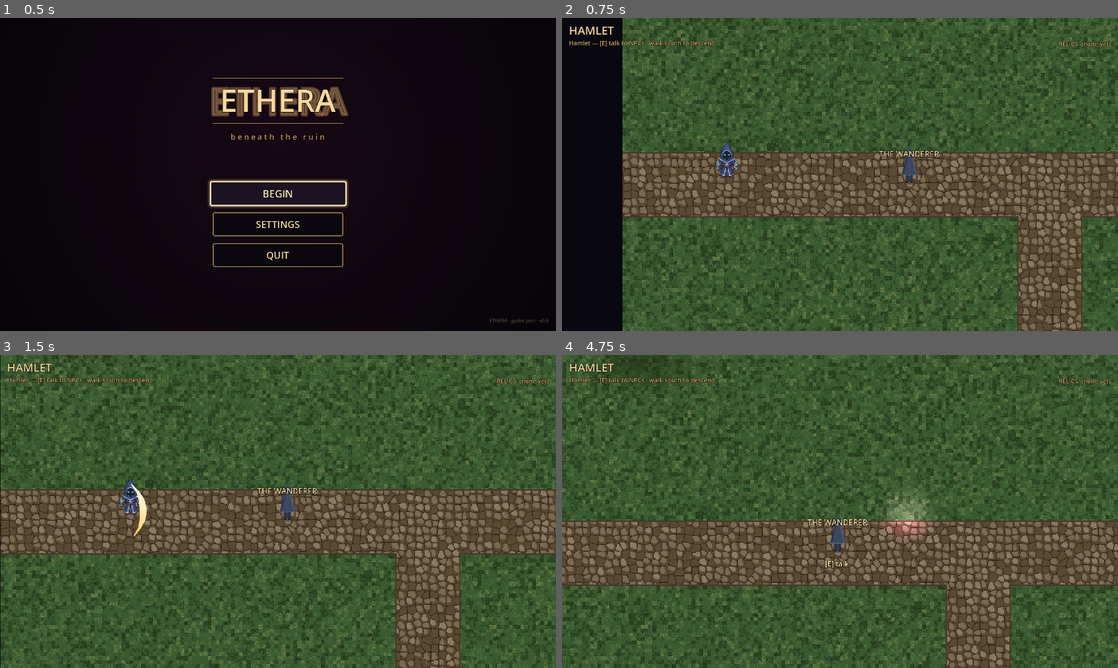
Above: before the commit, frames 1-4 (two rows, left to right).
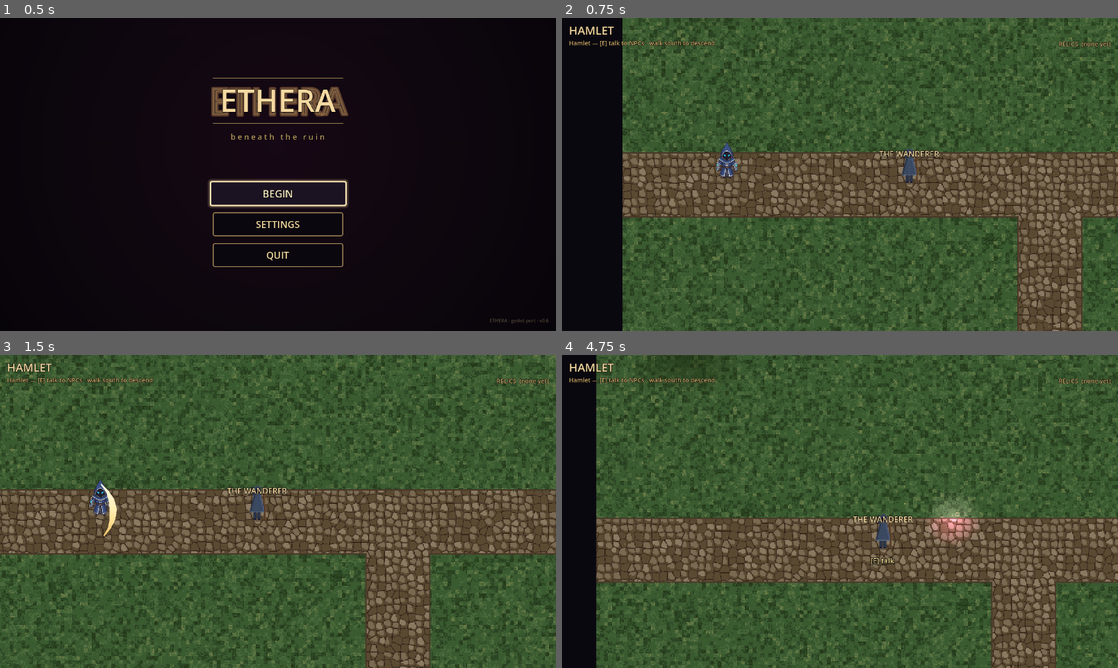
Above: after the commit, the same moments.

Repository: alitaghva1/ethera
Game: Godot game, scene res://scenes/main_menu.tscn
Two runs of this game, one before a commit and one after it. Both use one fixed random seed, a clock stepped at 60 frames per second and the inputs below.
Inputs (mouse positions are in pixels of both pictures, inside the frame that each line leads up to):
- Up to frame 1 (0.5 s): no input
- Up to frame 2 (0.75 s): click "BEGIN" at 0.5 s
- Up to frame 3 (1.5 s): tap Enter at 1.25 s; move the mouse to (400, 495) at 1.27 s; press the mouse at (400, 495) at 1.28 s; hold D (move_right) from 1.28 s (still down)
- Up to frame 4 (4.75 s): right-click (962, 495) at 1.55 s; release D (move_right) at 2 s; release the mouse at (962, 495) at 2 s; drag from (728, 527) to (862, 486) at 2.02 s; move the mouse to (895, 442) at 2.77 s; hold D (move_right) 2.78-3.5 s; tap Shift (dash_strike) at 2.85 s; tap Space (dodge) at 3.05 s; drag from (812, 574) to (673, 464) at 3.52 s; move the mouse to (1006, 558) at 4.27 s; press the mouse at (1006, 558) at 4.28 s; hold A (move_left) from 4.28 s (still down); right-click (1006, 558) at 4.55 s

Frame 1 is identical in both runs. In frame 2, 0.1% of the frame differs, in the area x 27-32%, y 39-52%; in frame 3, 28%; in frame 4, 36%, in the area x 0-100%, y 0-100%.

Commit message:
feat(godot iter-11): camera + player feel pass
Player + camera no longer feel like a cursor sliding over a tilemap.
Five coupled changes, all visual/audio — combat math unchanged:

1. Camera lookahead. Hero resolves its Camera2D child lazily (the
   scene attaches it, hero.tscn doesn't), then lerps camera.offset
   ~90px in the velocity direction. Below 15 px/s velocity the offset
   recenters so standing still doesn't jitter. Composes cleanly with
   the existing position_smoothing — offset is on top of tracking.

2. Animation state caching. The state machine called sprite.play()
   on every physics tick, and AnimatedSprite2D.play() restarts the
   animation from frame 0. The walk cycle was literally frozen on
   frame 0 — that's why it read as a slide. _play_anim() compares
   _last_anim before forwarding, so the cycle actually runs now.

3. Idle bob. When standing still, sprite.position.y sin-waves
   ±1.6 px at 1.7 Hz off SPRITE_BASE_Y (=-23). Sprite reads as
   breathing instead of a static decal. Eased back to baseline via
   lerpf when motion resumes.

4. Footsteps. Accumulate velocity·delta while walking; every 28 px
   of travel emit Events.hero_stepped(global_position). audio.gd
   has a new hero_stepped config (short noise puff, -12 dB at the
   play site) and subscribes the new signal. Decoupled from
   animation frames so speed-mod relics don't desync the cadence.

5. Drop shadow. Sprite2D child of Hero rendering shadow_ellipse.png
   at scale 0.18×0.13, modulate alpha 0.45, positioned at feet.
   Drawn BEFORE AnimatedSprite2D in scene order so siblings at the
   same z draw it underneath the body. Hero now reads as standing
   ON the ground instead of floating.

Files: hero.gd (state vars + lookahead/bob/step blocks + _play_anim
helper), hero.tscn (Shadow Sprite2D + shadow_ellipse ext_resource),
events.gd (hero_stepped signal), audio.gd (hero_stepped config +
subscription + handler).

Co-Authored-By: Claude Opus 4.7 (1M context) <noreply@anthropic.com>

Diff:
--- a/slime-depths-godot/scenes/hero.tscn
+++ b/slime-depths-godot/scenes/hero.tscn
@@ -1,9 +1,10 @@
-[gd_scene load_steps=32 format=3 uid="uid://b3hero1234567"]
+[gd_scene load_steps=33 format=3 uid="uid://b3hero1234567"]
 
 [ext_resource type="Script" path="res://scripts/hero.gd" id="1_script"]
 [ext_resource type="Texture2D" path="res://assets/characters/mage_idle.png" id="2_idle"]
 [ext_resource type="Texture2D" path="res://assets/characters/mage_walk.png" id="3_walk"]
 [ext_resource type="Texture2D" path="res://assets/characters/mage_attack.png" id="4_attack"]
+[ext_resource type="Texture2D" path="res://assets/decor/shadow_ellipse.png" id="5_shadow"]
 
 ; Animation frames — sliced from horizontal strips into AtlasTextures.
 ; SpriteFrames bundles them into named animations the AnimatedSprite2D
@@ -70,6 +71,19 @@
 collision_mask = 1
 script = ExtResource("1_script")
 
+; Drop shadow — small dark ellipse anchored at the hero's feet so the
+; sprite reads as standing ON the ground rather than floating above
+; their own pixel grid. Placed BEFORE AnimatedSprite2D so it draws
+; underneath at the same z_index (sibling order = draw order). Scale
+; tuned to roughly match the foot-print width of the mage body at
+; HERO_DRAW=60. Modulate alpha kept moderate so the shadow doesn't
+; punch through bright tiles in the hamlet.
+[node name="Shadow" type="Sprite2D" parent="."]
+position = Vector2(0, 2)
+scale = Vector2(0.18, 0.13)
+modulate = Color(0, 0, 0, 0.45)
+texture = ExtResource("5_shadow")
+
 [node name="AnimatedSprite2D" type="AnimatedSprite2D" parent="."]
 position = Vector2(0, -23)
 scale = Vector2(0.469, 0.469)
--- a/slime-depths-godot/scripts/audio.gd
+++ b/slime-depths-godot/scripts/audio.gd
@@ -44,6 +44,10 @@
 	"enemy_died":    { "freq_start": 320.0, "freq_end":  95.0, "duration": 0.28, "wave": "sin",    "gain": 0.50, "decay_pow": 1.6 },
 	# Pickups / UI
 	"pickup_claimed":{ "freq_start": 600.0, "freq_end":1280.0, "duration": 0.22, "wave": "sin",    "gain": 0.50, "decay_pow": 1.4 },
+	# Footstep — short low-energy noise puff every STEP_INTERVAL px of
+	# travel (hero.gd emits Events.hero_stepped). Kept quiet (-12 dB at
+	# play site) because it fires multiple times per second during walk.
+	"hero_stepped":  { "freq_start": 180.0, "freq_end":  90.0, "duration": 0.045,"wave": "noise",  "gain": 0.18, "decay_pow": 2.4 },
 }
 
 # Number of AudioStreamPlayer2D nodes to pre-create per bus. Six is
@@ -71,6 +75,7 @@
 	Events.enemy_hit.connect(_on_enemy_hit)
 	Events.enemy_died.connect(_on_enemy_died)
 	Events.pickup_claimed.connect(_on_pickup_claimed)
+	Events.hero_stepped.connect(_on_hero_stepped)
 
 # ── Synthesis ──────────────────────────────────────────────────────────
 
@@ -185,6 +190,12 @@
 
 func _on_pickup_claimed(world_pos: Vector2, _name: String) -> void:
 	_play("pickup_claimed", world_pos, 0.0)
+
+# Footstep tick — emitted from hero.gd every STEP_INTERVAL px of travel.
+# Quiet by design (-12 dB) since this fires several times per second
+# during a brisk walk and would otherwise dominate the mix.
+func _on_hero_stepped(world_pos: Vector2) -> void:
+	_play("hero_stepped", world_pos, -12.0)
 
 # ── Public volume API (for settings screen) ───────────────────────────
 
--- a/slime-depths-godot/scripts/events.gd
+++ b/slime-depths-godot/scripts/events.gd
@@ -15,6 +15,7 @@
 signal hero_dodged(world_pos: Vector2)                   # hero dodge-rolled
 signal hero_attacked(world_pos: Vector2, aim: Vector2)   # sword swing started
 signal hero_blasted(world_pos: Vector2, aim: Vector2)    # blast spell cast
+signal hero_stepped(world_pos: Vector2)                  # hero footstep tick (every ~26px walked)
 signal enemy_hit(world_pos: Vector2)                     # any enemy took damage
 signal enemy_died(world_pos: Vector2)                    # any enemy died
 signal pickup_claimed(world_pos: Vector2, name: String)  # relic / pedestal claimed
--- a/slime-depths-godot/scripts/hero.gd
+++ b/slime-depths-godot/scripts/hero.gd
@@ -50,6 +50,18 @@
 const DASH_STRIKE_COOLDOWN := 1.2
 const DASH_STRIKE_RADIUS   := 50.0
 
+# Iter 11 — feel tuning. None of these change combat math; they're
+# all visual/audio coupling so the hero reads as a real character
+# instead of a sliding cursor.
+const CAMERA_LOOKAHEAD       := 90.0   # max px the camera leads in motion direction
+const CAMERA_LOOKAHEAD_LERP  := 3.5    # higher = snappier; lower = floatier
+const CAMERA_MOVE_THRESHOLD  := 15.0   # below this velocity we don't apply lookahead
+const SPRITE_BASE_Y          := -23.0  # baseline sprite.position.y from hero.tscn
+const IDLE_BOB_AMP           := 1.6    # px of vertical bob when standing still
+const IDLE_BOB_FREQ          := 1.7    # Hz of bob oscillation
+const IDLE_BOB_LERP          := 8.0    # how fast bob releases when motion starts
+const STEP_INTERVAL          := 28.0   # pixels of travel per footstep emit
+
 @onready var sprite: AnimatedSprite2D = $AnimatedSprite2D
 
 var hp: int = MAX_HP
@@ -73,6 +85,22 @@
 var _dash_strike_cd := 0.0
 var _dash_strike_time := 0.0
 var _dash_strike_dir := Vector2.RIGHT
+
+# Iter 11 — feel state. Camera resolved lazily because the Camera2D is
+# added as Hero's child by the *scene* (hamlet.tscn / main.tscn add a
+# Camera2D node under the Hero instance), NOT by hero.tscn itself —
+# so $Camera2D would be null at _ready() time. We grab it on first
+# physics tick and cache it.
+#
+# _last_anim caches the currently-playing animation name. AnimatedSprite2D's
+# play() restarts the animation from frame 0 every call, so spamming
+# sprite.play("walk") every physics tick froze the walk cycle on frame 0.
+# Compare-and-set fixes that.
+var _camera: Camera2D = null
+var _camera_offset := Vector2.ZERO
+var _idle_time := 0.0
+var _step_accumulator := 0.0
+var _last_anim: StringName = &""
 
 signal hp_changed(new_hp: int)
 signal hero_died
@@ -177,14 +205,55 @@
 		sprite.modulate.a = 0.45
 
 	# Animation state — dodge > attack > walk > idle.
+	# Cached via _play_anim so we don't restart the cycle from frame 0
+	# every tick (the prior `sprite.play(...)` every-frame call was the
+	# reason the walk loop felt frozen — it WAS frozen, on frame 0).
+	var is_moving := input.length() > 0.1
 	if _dodge_time > 0.0 or _dash_strike_time > 0.0:
-		sprite.play("walk")     # no dedicated dodge anim yet; walk reads as motion
+		_play_anim(&"walk")     # no dedicated dodge anim yet; walk reads as motion
 	elif _is_attacking:
-		sprite.play("attack")
-	elif input.length() > 0.1:
-		sprite.play("walk")
+		_play_anim(&"attack")
+	elif is_moving:
+		_play_anim(&"walk")
 	else:
-		sprite.play("idle")
+		_play_anim(&"idle")
+
+	# ── Camera lookahead ─────────────────────────────────────────────
+	# Bias the camera ~CAMERA_LOOKAHEAD px in the velocity direction
+	# so the player sees more of where they're going than where they
+	# came from. Below CAMERA_MOVE_THRESHOLD velocity we let it recenter
+	# (otherwise the camera would jitter while standing still).
+	if _camera == null:
+		_camera = get_node_or_null("Camera2D") as Camera2D
+	if _camera != null:
+		var target_offset := Vector2.ZERO
+		if velocity.length() > CAMERA_MOVE_THRESHOLD:
+			target_offset = velocity.normalized() * CAMERA_LOOKAHEAD
+		_camera_offset = _camera_offset.lerp(target_offset, CAMERA_LOOKAHEAD_LERP * delta)
+		_camera.offset = _camera_offset
+
+	# ── Idle bob + footsteps ─────────────────────────────────────────
+	# Bob: gentle sine wave on sprite Y when the player is standing
+	# still (not moving, not dodging, not dashing, not attacking). The
+	# sprite reads as breathing instead of a static decal. Eased back
+	# to SPRITE_BASE_Y when motion resumes so the bob doesn't snap.
+	#
+	# Footsteps: accumulate horizontal+vertical travel distance while
+	# walking; every STEP_INTERVAL pixels of travel emit hero_stepped
+	# so the audio bus plays a soft step tick. Decoupled from animation
+	# frame so it survives any speed-mod relic without re-syncing.
+	if is_moving and _dodge_time <= 0.0 and _dash_strike_time <= 0.0 and not _is_attacking:
+		_idle_time = 0.0
+		_step_accumulator += velocity.length() * delta
+		if _step_accumulator >= STEP_INTERVAL:
+			_step_accumulator = 0.0
+			Events.hero_stepped.emit(global_position)
+		sprite.position.y = lerpf(sprite.position.y, SPRITE_BASE_Y, IDLE_BOB_LERP * delta)
+	else:
+		_idle_time += delta
+		_step_accumulator = 0.0
+		var bob := sin(_idle_time * TAU * IDLE_BOB_FREQ) * IDLE_BOB_AMP
+		sprite.position.y = lerpf(sprite.position.y, SPRITE_BASE_Y + bob, IDLE_BOB_LERP * delta)
 
 	# Input precedence: dodge > shield (handled in _update_shield) >
 	# dash_strike > blast > attack. Dodge always wins so the player
@@ -334,3 +403,17 @@
 			continue
 		if enemy.has_method("take_hit"):
 			enemy.take_hit(damage)
+
+# Compare-and-set animation play. AnimatedSprite2D.play() restarts the
+# animation from frame 0 every call, so calling it from a per-tick
+# state machine froze the cycle on frame 0. This helper only forwards
+# the call when the requested anim actually differs from what's playing.
+# Attack is special-cased — we DO want attack to restart from frame 0
+# each swing, but _start_attack/_start_blast already call sprite.play
+# directly for that. By the time we reach the state machine those will
+# have set _last_anim, so this check passes through cleanly.
+func _play_anim(name: StringName) -> void:
+	if _last_anim == name and sprite.is_playing():
+		return
+	_last_anim = name
+	sprite.play(name)
